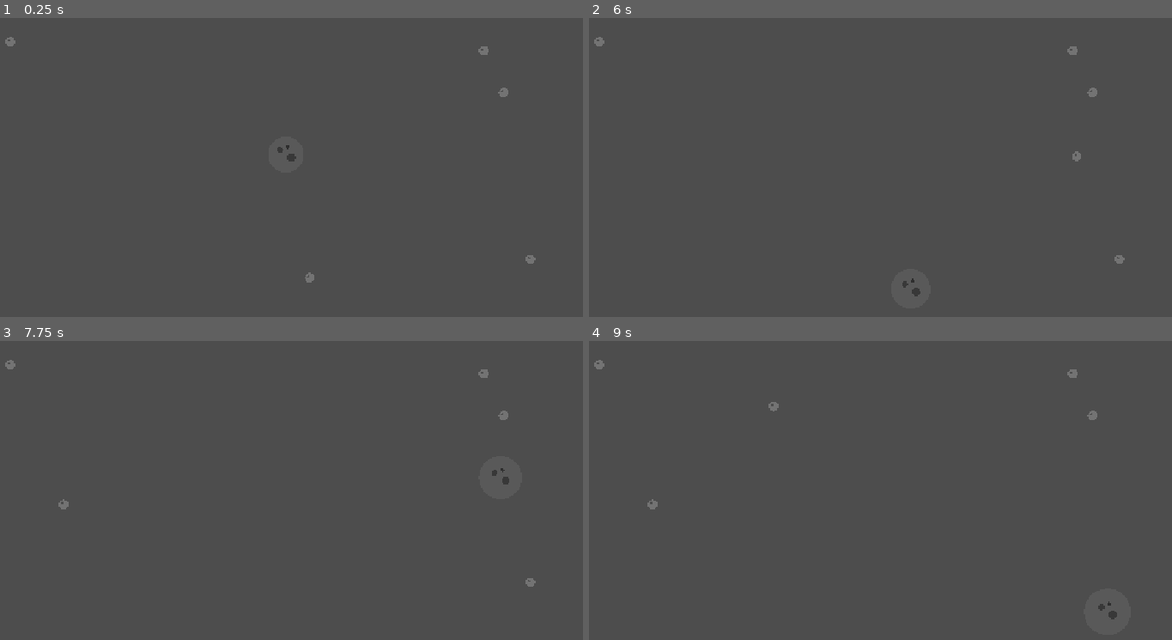
Above: before the commit, frames 1-4 (two rows, left to right).
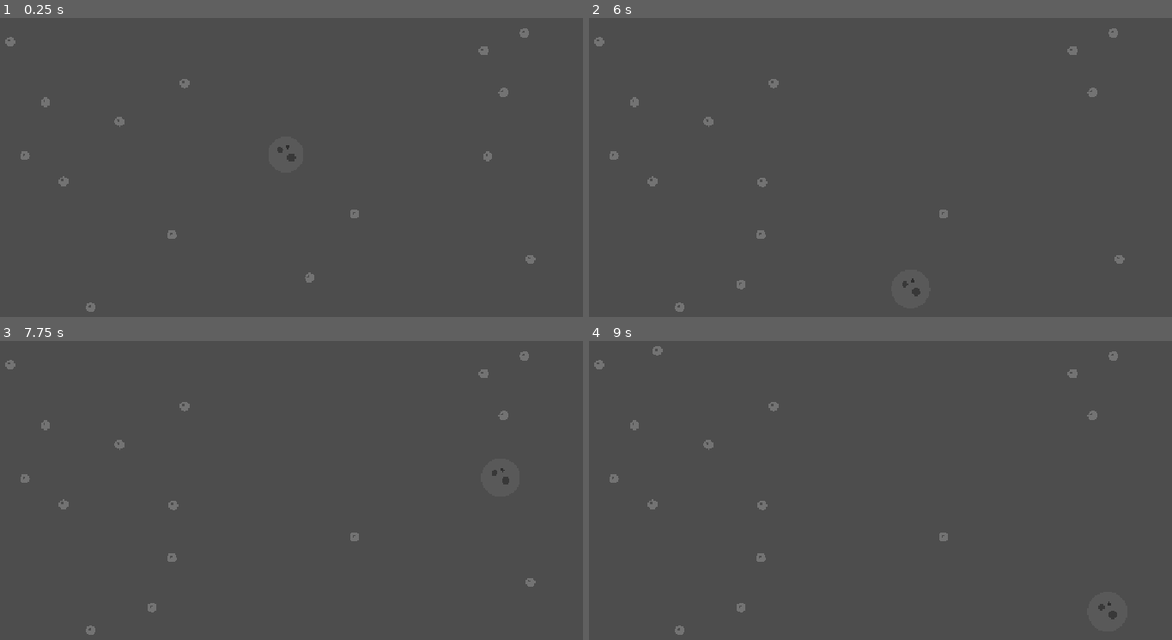
Above: after the commit, the same moments.

Repository: AlvaroIto/Cosmic-Devourer
Game: Godot game, scene res://scenes/main.tscn
Two runs of this game, one before a commit and one after it. Both use one fixed random seed, a clock stepped at 60 frames per second and the inputs below.
Inputs:
- Up to frame 1 (0.25 s): no input
- Up to frame 2 (6 s): tap Enter at 0.5, 3.5 s; hold Right (ui_right) 0.53-1.28 s; tap Space at 1.25, 5 s; hold Down (ui_down) 1.28-2.03 s; hold Right (ui_right) 2.03-2.78 s; hold Up (ui_up) 2.78-3.53 s; hold Left (ui_left) 3.53-5.03 s; hold Down (ui_down) 5.03-5.78 s; hold Right (ui_right) from 5.78 s (still down)
- Up to frame 3 (7.75 s): tap Enter at 6.5 s; release Right (ui_right) at 6.53 s; hold Up (ui_up) 6.53-7.28 s; hold Right (ui_right) from 7.28 s (still down)
- Up to frame 4 (9 s): release Right (ui_right) at 8.03 s; hold Down (ui_down) 8.03-8.78 s; hold Left (ui_left) from 8.78 s (still down)

The runs differ from the first frame. In frame 1, 0.4% of the frame differs, in the area x 3-91%, y 3-99%; in frame 2, 0.5%; in frame 3, 0.4%; in frame 4, 0.4%.

Commit message:
Adicionar reposição automática de asteroides

Diff:
--- a/cosmic-devourer/scripts/asteroid/asteroid.gd
+++ b/cosmic-devourer/scripts/asteroid/asteroid.gd
@@ -13,6 +13,7 @@
 func _ready():
 	setup_by_size()
 	$CollisionShape2D.shape.radius = radius
+	add_to_group("asteroids")
 	queue_redraw()
 	player = get_tree().get_first_node_in_group("player")
 
--- a/cosmic-devourer/scripts/main.gd
+++ b/cosmic-devourer/scripts/main.gd
@@ -1,7 +1,7 @@
 extends Node2D
 
 @export var asteroid_scene: PackedScene
-@export var asteroid_count: int = 5
+@export var asteroid_count: int = 15
 
 func _ready():
 	for i in range(asteroid_count):
@@ -39,3 +39,13 @@
 
 func asteroid_collected():
 	spawn_asteroid()
+
+func _process(_delta):
+	maintain_asteroids()
+
+func maintain_asteroids():
+	var asteroids = get_tree().get_nodes_in_group("asteroids")
+
+	while asteroids.size() < asteroid_count:
+		spawn_asteroid()
+		asteroids = get_tree().get_nodes_in_group("asteroids")
--- a/cosmic-devourer/scripts/player/player.gd
+++ b/cosmic-devourer/scripts/player/player.gd
@@ -29,7 +29,7 @@
 	else:
 		player_size = 1
 
-	var player_radius = 30.0 + (mass - 10.0) * 3.0
+	var player_radius = 30.0 + (mass - 10.0) * 0.8
 	$CollisionShape2D.shape.radius = player_radius
 
 	var gravity_range = gravity_range_base + (mass - 10.0) * gravity_range_per_mass
@@ -54,7 +54,7 @@
 		2.0
 	)
 
-	var player_radius = 30.0 + (mass - 10.0) * 3.0
+	var player_radius = 30.0 + (mass - 10.0) * 0.8
 
 	draw_circle(Vector2.ZERO, player_radius, Color(0.35, 0.35, 0.35))
 	draw_circle(Vector2(-10, -8), 5.0, Color(0.22, 0.22, 0.22))
